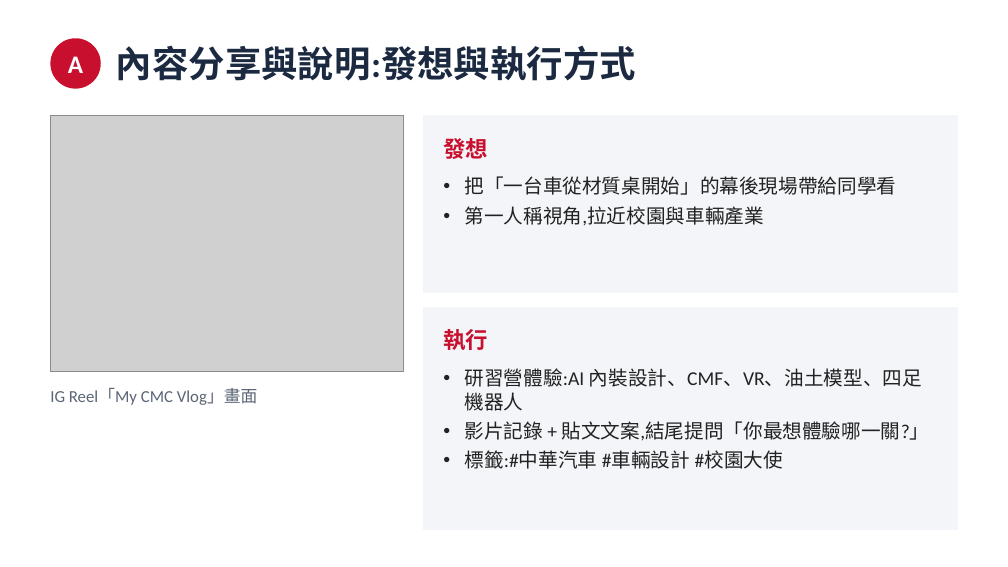
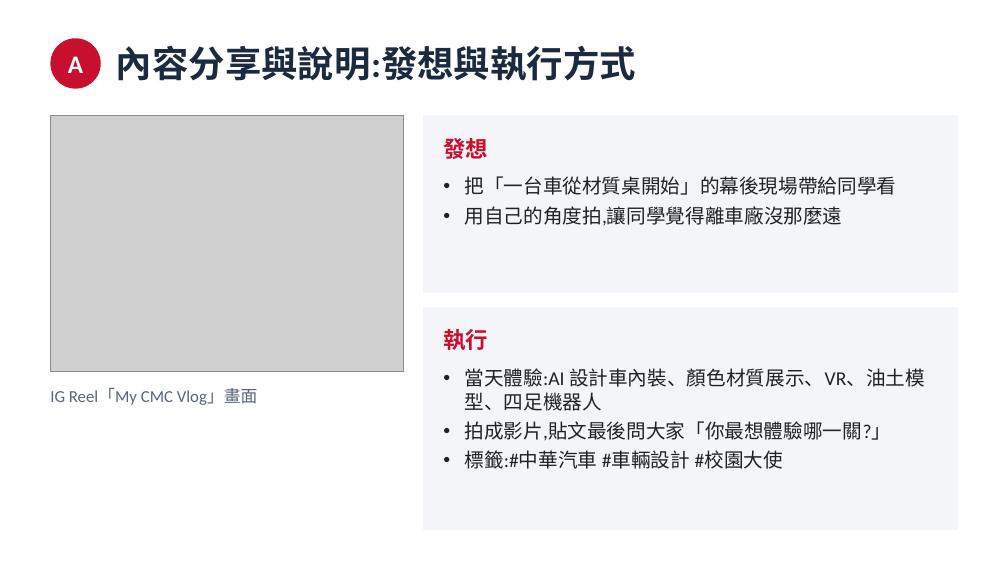
Before and after one commit to tobychien/project-hub, a slide deck: slide 4 of deliverables/CMC_10月_AB任務簡報.pptx. Drawn at 1008x567 pixels with LibreOffice and Linux fonts; fonts in the diff are those of the drawing; grey boxes stand for pictures. Boxes give left, top, right and bottom in pixels: in the first picture for what was removed or moved away, otherwise in the second. Text is boxed around its words. In the diff, an @@ line names an element or a change of style, - is before the commit and + after.

```diff
--- a/deliverables/CMC_10月_AB任務簡報.pptx
+++ b/deliverables/CMC_10月_AB任務簡報.pptx
@@ text at <box>464,206,842,226</box>: text changed @@
-• 第一人稱視角,拉近校園與車輛產業
+• 用自己的角度拍,讓同學覺得離車廠沒那麼遠
@@ text at <box>464,368,925,441</box>: text changed @@
-• 研習營體驗:AI 內裝設計、CMF、VR、油土模型、四足機器人
-• 影片記錄 + 貼文文案,結尾提問「你最想體驗哪一關?」
+• 當天體驗:AI 設計車內裝、顏色材質展示、VR、油土模型、四足機器人
+• 拍成影片,貼文最後問大家「你最想體驗哪一關?」
```
Also in this commit, not shown: 6 other slides changed, 1 other file.
